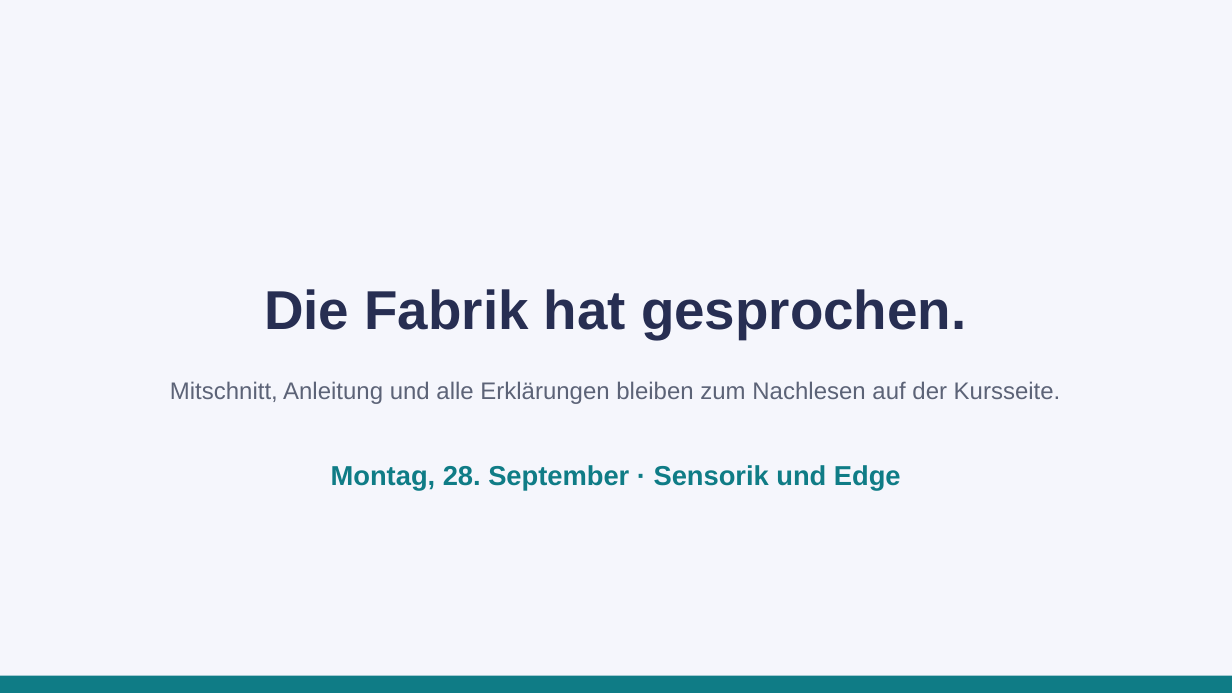
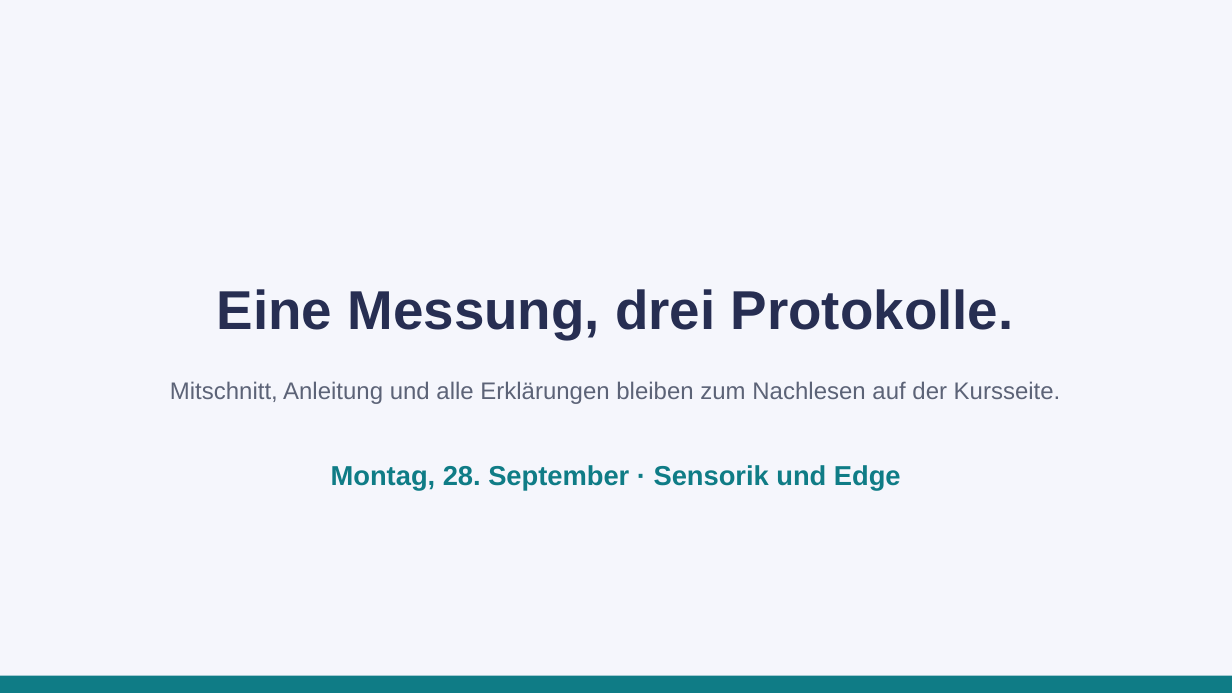
Before and after one commit to JacobMenge/kurs-unterlagen, a slide deck: slide 22 of folien/09-industrie-iot.pptx. Drawn at 1232x693 pixels with LibreOffice and Linux fonts; fonts in the diff are those of the drawing. Boxes give left, top, right and bottom in pixels: in the first picture for what was removed or moved away, otherwise in the second. Text is boxed around its words. In the diff, an @@ line names an element or a change of style, - is before the commit and + after.

```diff
--- a/folien/09-industrie-iot.pptx
+++ b/folien/09-industrie-iot.pptx
@@ text at <box>217,289,1014,339</box>: text changed @@
-Die Fabrik hat gesprochen.
+Eine Messung, drei Protokolle.
```
Also in this commit, not shown: 3 other slides changed, 29 other files.
